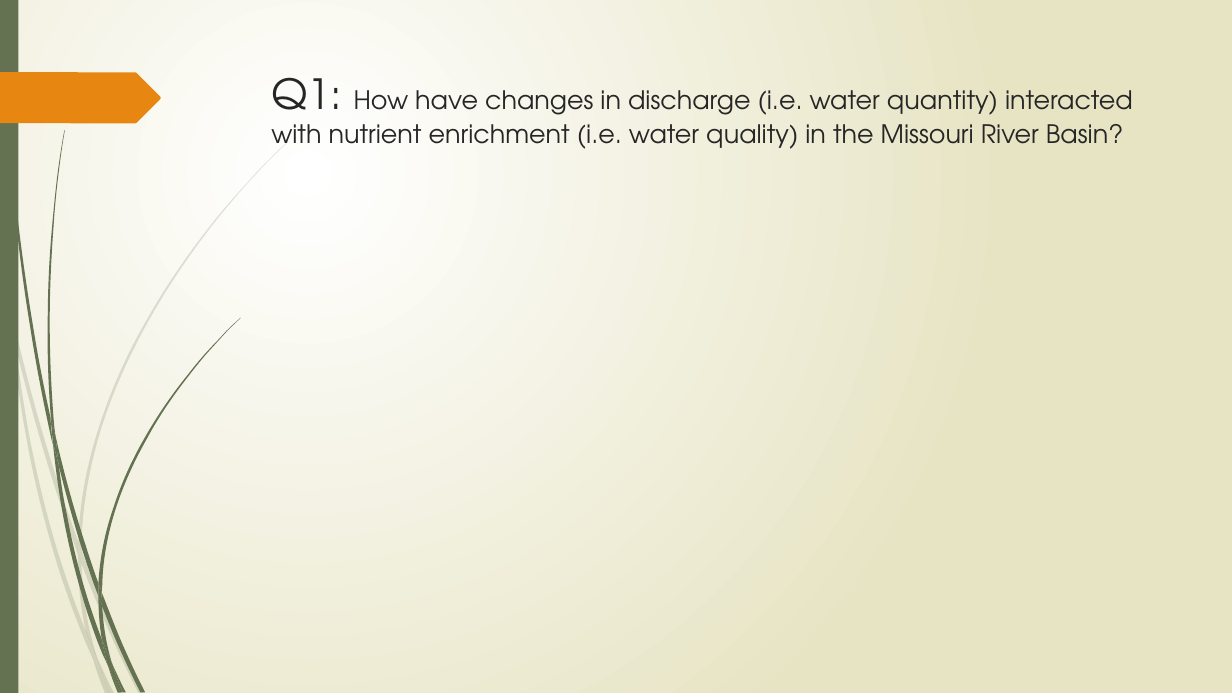
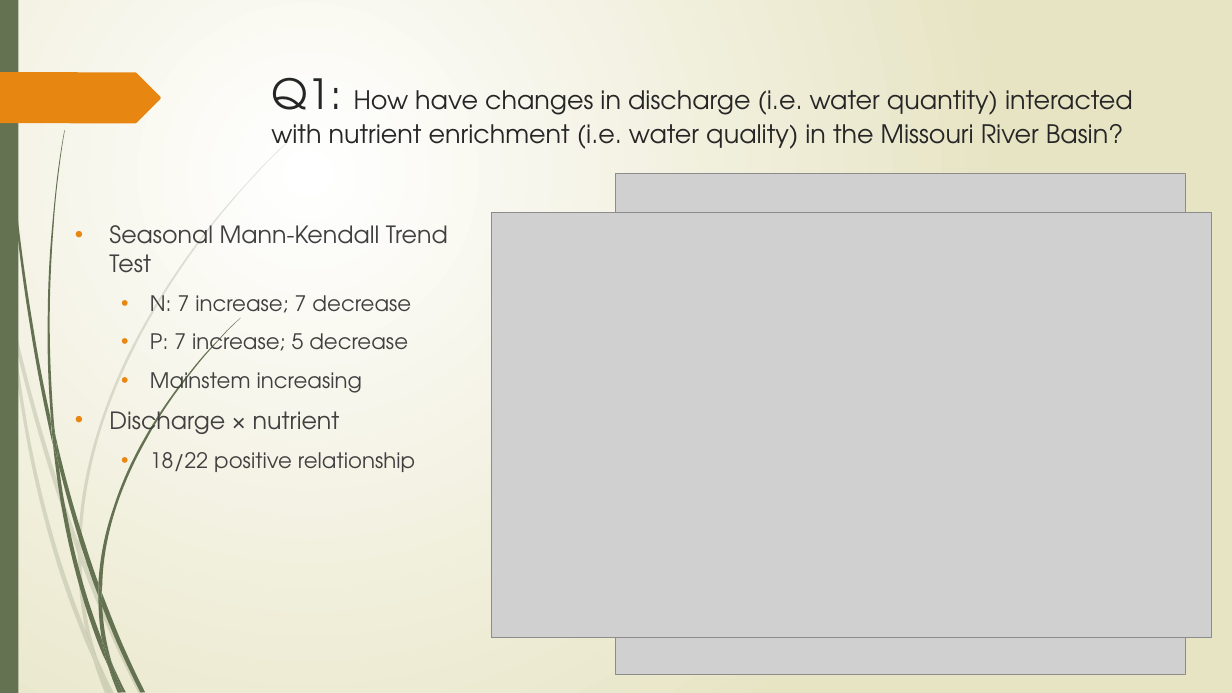
Before and after one commit to forkhala/Hydrologic_Data_Analysis_Final_Proj, a slide deck: slide 7 of TeamDocs/Examining the Hydrologic Properties of the Missouri River.pptx. Drawn at 1232x693 pixels with LibreOffice and Linux fonts; fonts in the diff are those of the drawing; grey boxes stand for pictures. Boxes give left, top, right and bottom in pixels: in the first picture for what was removed or moved away, otherwise in the second. Text is boxed around its words. In the diff, an @@ line names an element or a change of style, - is before the commit and + after.

```diff
--- a/TeamDocs/Examining the Hydrologic Properties of the Missouri River.pptx
+++ b/TeamDocs/Examining the Hydrologic Properties of the Missouri River.pptx
@@ picture added at [616, 174, 1187, 675] @@
@@ text added at [109, 225, 448, 472], 16.6 pt, text #404040 @@
+• Seasonal Mann-Kendall Trend Test
+  • N: 7 increase; 7 decrease
+  • P: 7 increase; 5 decrease
+  • Mainstem increasing
+• Discharge × nutrient
+  • 18/22 positive relationship
@@ picture added at [492, 213, 1213, 638] @@
```
Also in this commit, not shown: 1 slide added, 1 slide removed, 3 other files.
